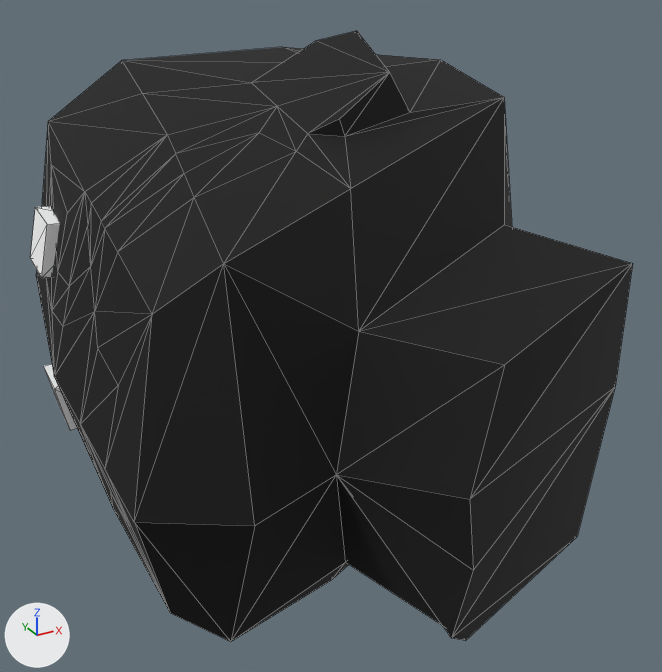
One commit to the glTF model client/public/models/parts/modular-fantasy-hero__SK_Chr_Head_Male_20.glb: the scene before it, then after it.
Before and after are seen from a 50 mm lens placed at (-20.4, 126.8, 164.1), pointed at (-0.2, 163.4, 145.8). Arrows for +X, +Y and +Z are at lower left; the lights stay in place. The picture after the commit comes second. Mesh edges are drawn as thin lines. Where no turn or scale is listed for an object, it has been applied to the vertices. Vertices at exactly the same position are counted once.

The older version as bpy lines, for what is in view:
```python
mat_character = bpy.data.materials.new('character')
mat_character.use_nodes = True; mat_character.node_tree.nodes.clear()
_N = mat_character.node_tree.nodes; _L = mat_character.node_tree.links
n0 = _N.new('ShaderNodeBsdfPrincipled'); n0.name = 'Principled BSDF'
n0.inputs[2].default_value = 0.85  # 'Roughness'
n1 = _N.new('ShaderNodeOutputMaterial'); n1.name = 'Material Output'
n2 = _N.new('ShaderNodeVertexColor'); n2.name = 'Color Attribute'
_L.new(n0.outputs[0], n1.inputs[0])  # 'BSDF' to 'Surface'
_L.new(n2.outputs[0], n0.inputs[0])  # 'Color' to 'Base Color'
me_mesh_0 = bpy.data.meshes.new('Mesh_0')
me_mesh_0.from_pydata(...)  # 111 vertices, 206 faces; spans x -13.5..12.3, y 143.1..178.3, z -0.6..25.9
me_mesh_0.materials.append(mat_character)
ob_sk_chr_head_male_20 = bpy.data.objects.new('SK_Chr_Head_Male_20', me_mesh_0)
ob_sk_chr_head_male_20.location = (0.0, 3.27, 133.74)
```
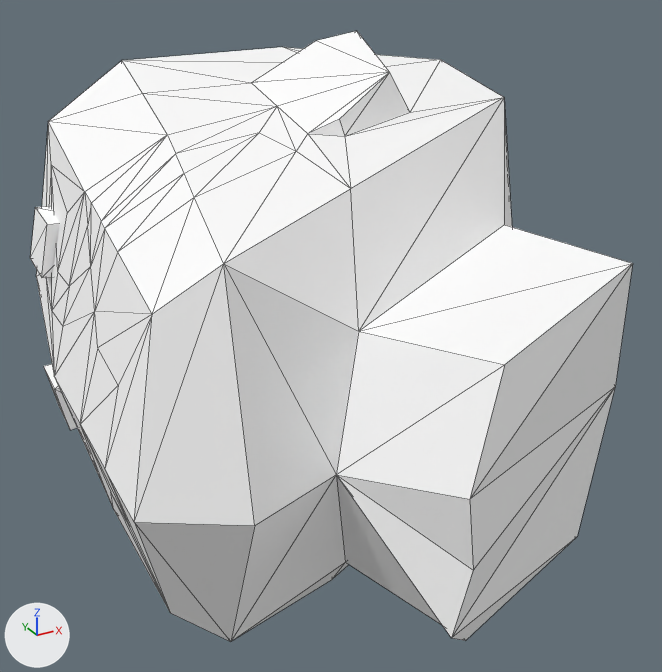
Location of each change, [x1, y1, x2, y2] in pixels of the pictures (662 x 672 px):
'SK_Chr_Head_Male_20', recoloured (lighter)
    both: [35, 31, 633, 642]

Diff of the bpy script that builds the scene:
```diff
--- a/client/public/models/parts/modular-fantasy-hero__SK_Chr_Head_Male_20.glb.py
+++ b/client/public/models/parts/modular-fantasy-hero__SK_Chr_Head_Male_20.glb.py
@@ mat_character @@
 n0 = _N.new('ShaderNodeBsdfPrincipled'); n0.name = 'Principled BSDF'
+n0.inputs[0].default_value = (1.0, 1.0, 1.0, 1.0)  # 'Base Color', white #ffffff
 n0.inputs[2].default_value = 0.85  # 'Roughness'
 n1 = _N.new('ShaderNodeOutputMaterial'); n1.name = 'Material Output'
-n2 = _N.new('ShaderNodeVertexColor'); n2.name = 'Color Attribute'
 _L.new(n0.outputs[0], n1.inputs[0])  # 'BSDF' to 'Surface'
-_L.new(n2.outputs[0], n0.inputs[0])  # 'Color' to 'Base Color'
@@ me_mesh_0 @@
 me_mesh_0.from_pydata(...)  # 111 vertices, 206 faces; spans x -13.5..12.3, y 143.1..178.3, z -0.6..25.9
 # used by ob_sk_chr_head_male_20; location = (0.0, 3.27, 133.74)
+# me_mesh_0 part 1: vertex colours changed
 me_mesh_0.materials.append(mat_character)
```
